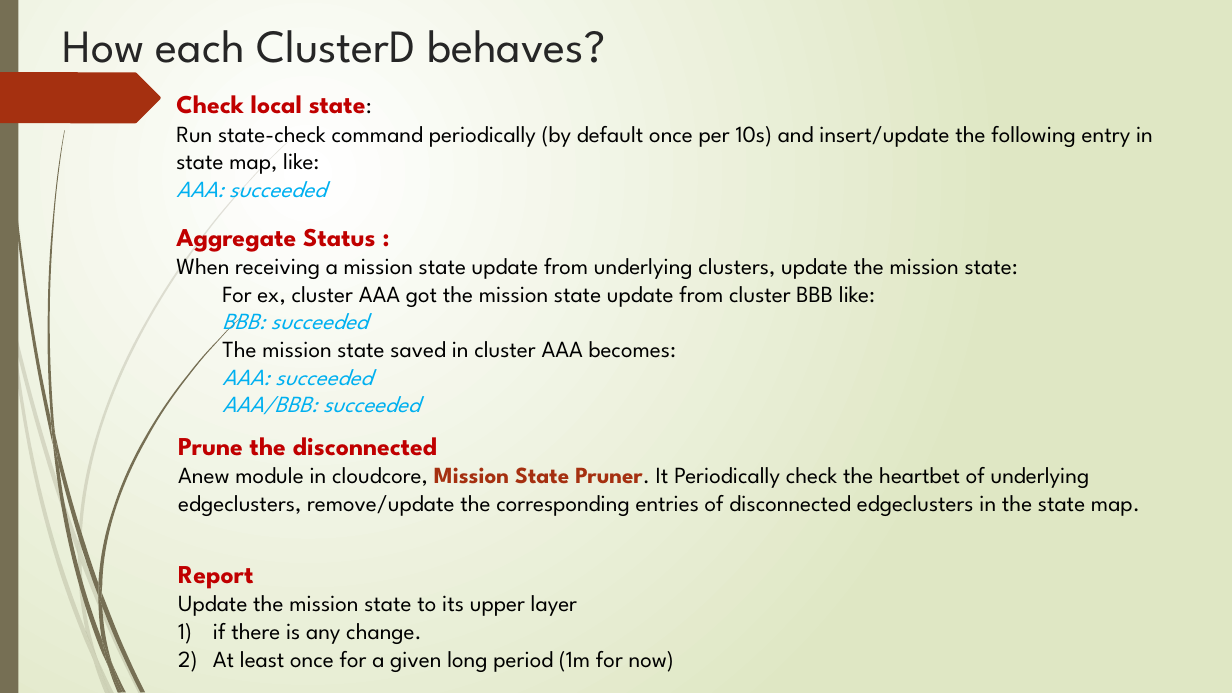
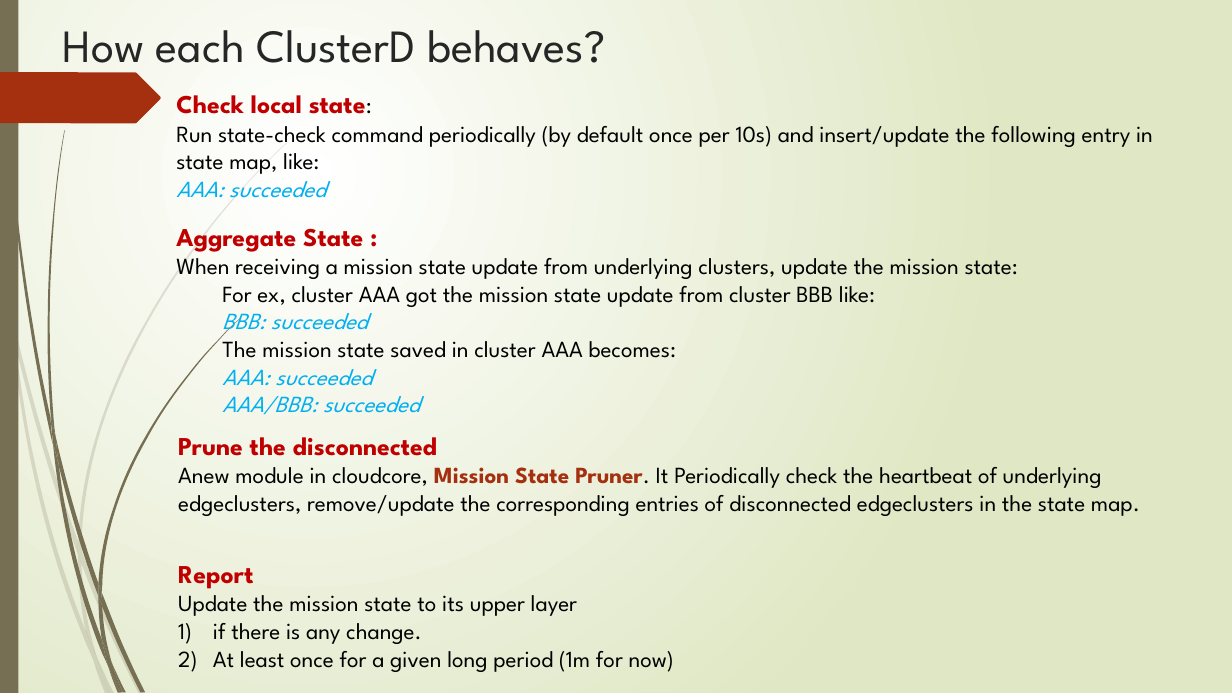
Before and after one commit to pdgetrf/ArktosEdge, a slide deck: slide 3 of slides/extend_mission.pptx. Drawn at 1232x693 pixels with LibreOffice and Linux fonts; fonts in the diff are those of the drawing. Boxes give left, top, right and bottom in pixels: in the first picture for what was removed or moved away, otherwise in the second. Text is boxed around its words. In the diff, an @@ line names an element or a change of style, - is before the commit and + after.

Commit message:
Update slides

```diff
--- a/slides/extend_mission.pptx
+++ b/slides/extend_mission.pptx
@@ text at [176, 228, 1018, 279]: text changed @@
-Aggregate Status :
-When receiving a mission state update from underlying clusters, update the mission state:
+Aggregate State :
+When receiving a mission state update from underlying clusters, update the mission state:
@@ text at [178, 437, 1140, 516]: text changed @@
-Prune the disconnected
-Anew module in cloudcore, Mission State Pruner. It Periodically check the heartbet of underlying edgeclusters, remove/update the corresponding entries of disconnected edgeclusters in the state map.
+Prune the disconnected
+Anew module in cloudcore, Mission State Pruner. It Periodically check the heartbeat of underlying edgeclusters, remove/update the corresponding entries of disconnected edgeclusters in the state map.
```
Also in this commit, not shown: 1 other file.
